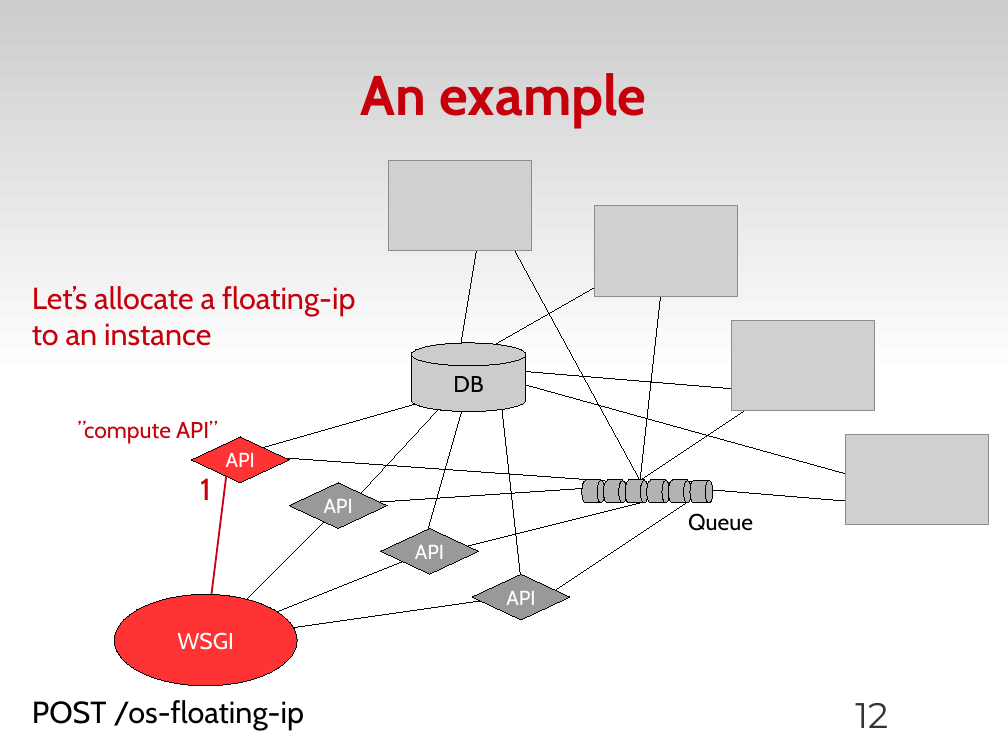
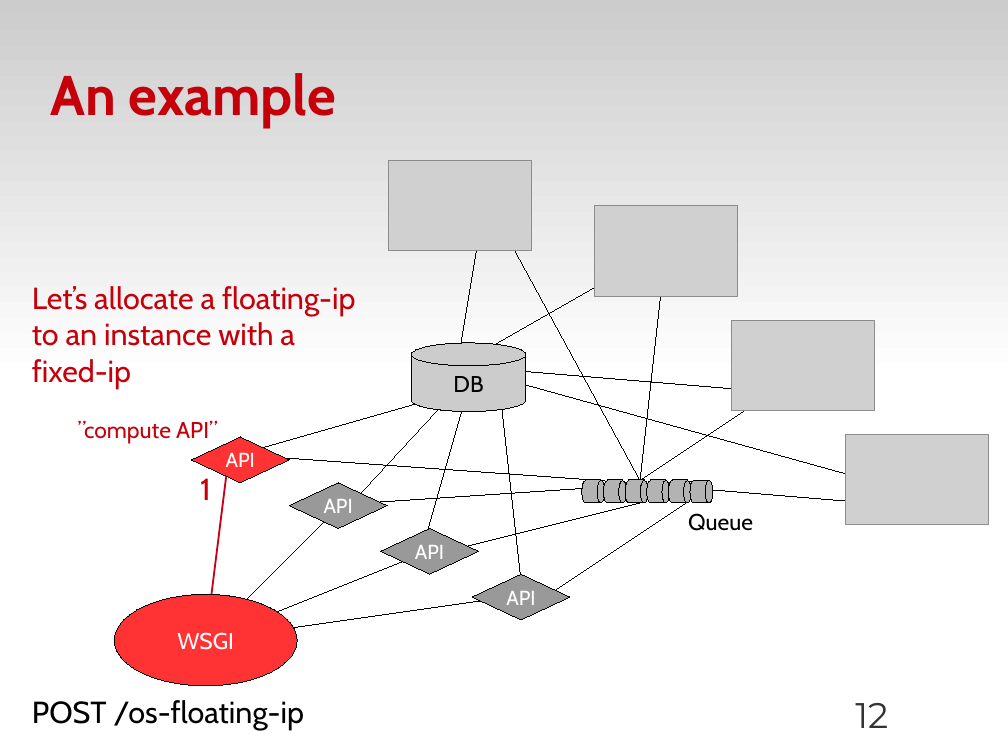
Before and after one commit to zyluo/talk-COSUG-2012, a slide deck: slide 12 of COSUG-2012.odp. Drawn at 1008x756 pixels with LibreOffice and Linux fonts; fonts in the diff are those of the drawing; grey boxes stand for pictures; background and template pictures are left out. Boxes give left, top, right and bottom in pixels: in the first picture for what was removed or moved away, otherwise in the second. Text is boxed around its words. In the diff, an @@ line names an element or a change of style, - is before the commit and + after.

Commit message:
fix typos

```diff
--- a/COSUG-2012.odp
+++ b/COSUG-2012.odp
@@ title "An example" at [50,73,336,128]: alignment centre to left @@
@@ text at [32,286,356,389]: text changed @@
-Let’s allocate a floating-ip to an instance
+Let’s allocate a floating-ip to an instance with a fixed-ip
```
Also in this commit, not shown: 17 other slides changed, 1 slide added.
